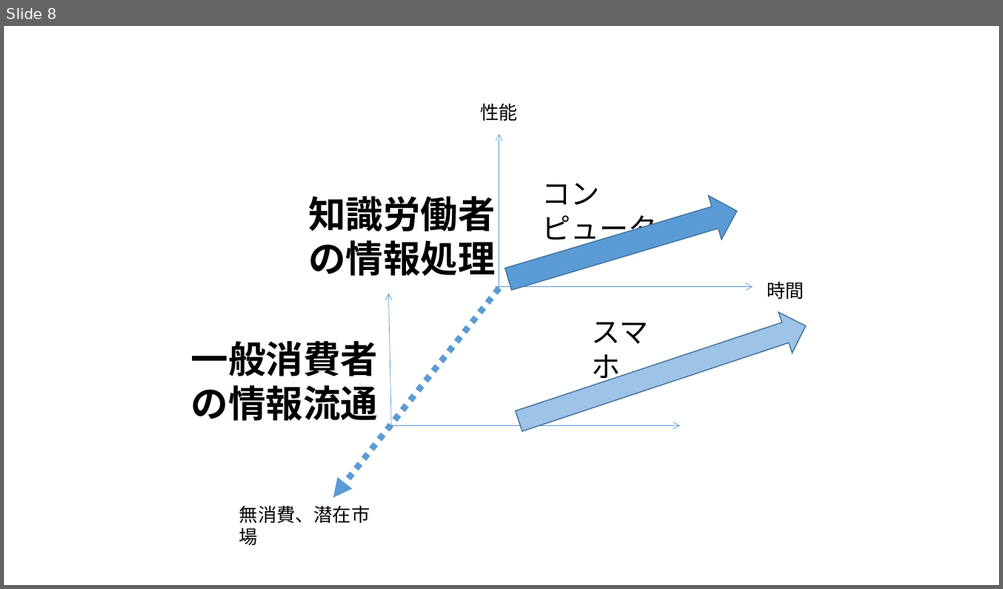
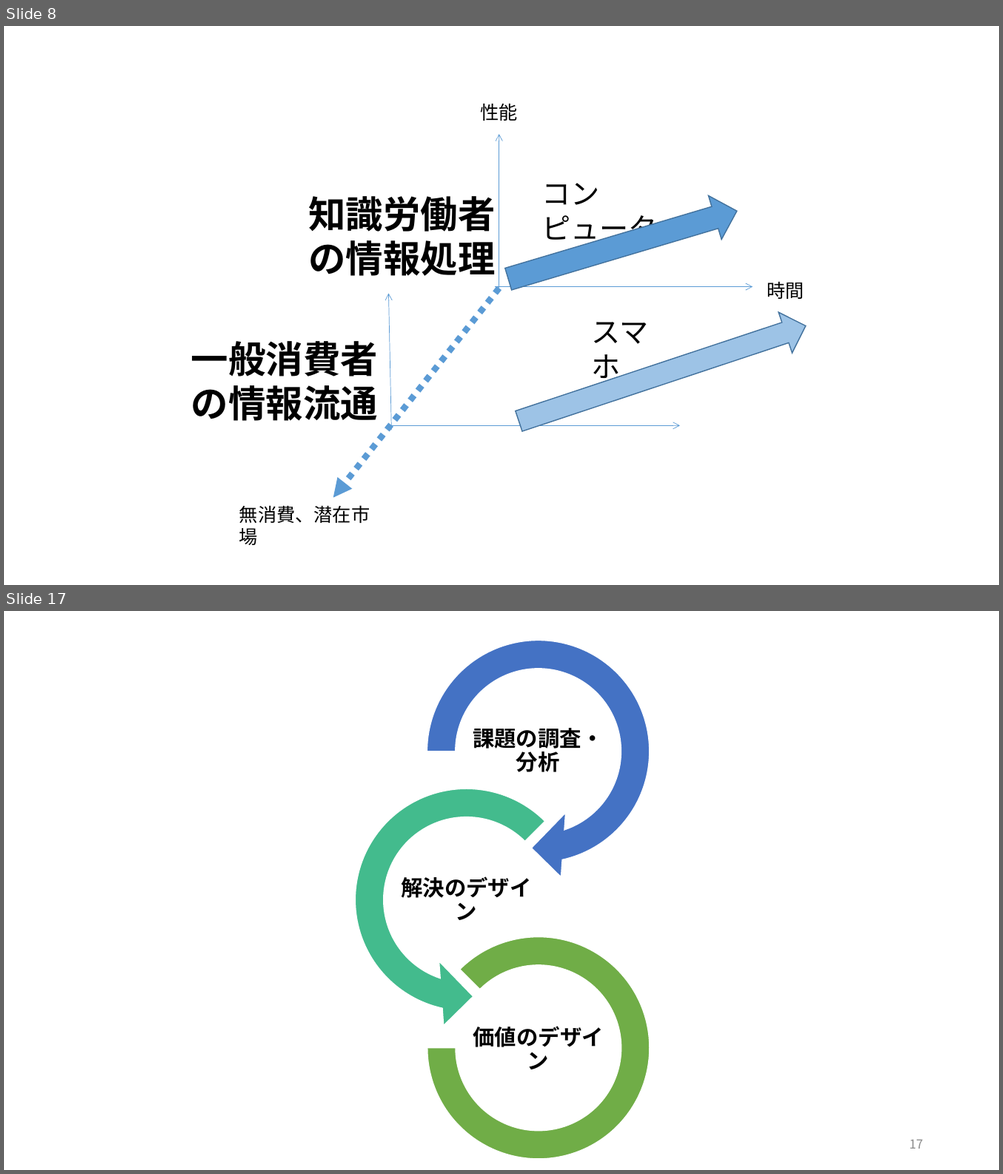
Before and after one commit to satoyoshiharu/innovation_design, a slide deck: figures.pptx. Shown one above the other, each under a label of ours: slide 8 before the commit, slides 8 and 17 after it; the slides between them are not shown. The pictures are 1003x589 and 1003x1174 pixels, drawn with LibreOffice and Linux fonts; fonts in the diff are those of the drawing. Boxes give left, top, right and bottom in pixels: in the first picture for what was removed or moved away, otherwise in the second. Text is boxed around its words. In the diff, an @@ line names an element or a change of style, - is before the commit and + after.

```diff
--- a/figures.pptx
+++ b/figures.pptx
@@ slide 17 added at (x1=4, y1=611, x2=999, y2=1170), background #FFFFFF @@
@@ group added at (x1=337, y1=622, x2=668, y2=1159): 3 texts, 1 circular arrow, 1 left circular arrow, 1 arch (boxed as its full ring) @@
+課題の調査・分析
+解決のデザイン
+価値のデザイン
@@ page number added at (x1=909, y1=1140, x2=923, y2=1149), 12 pt, text #8C8C8C @@
+17
```
Also in this commit, not shown: 1 slide changed, 14 other slides added.
